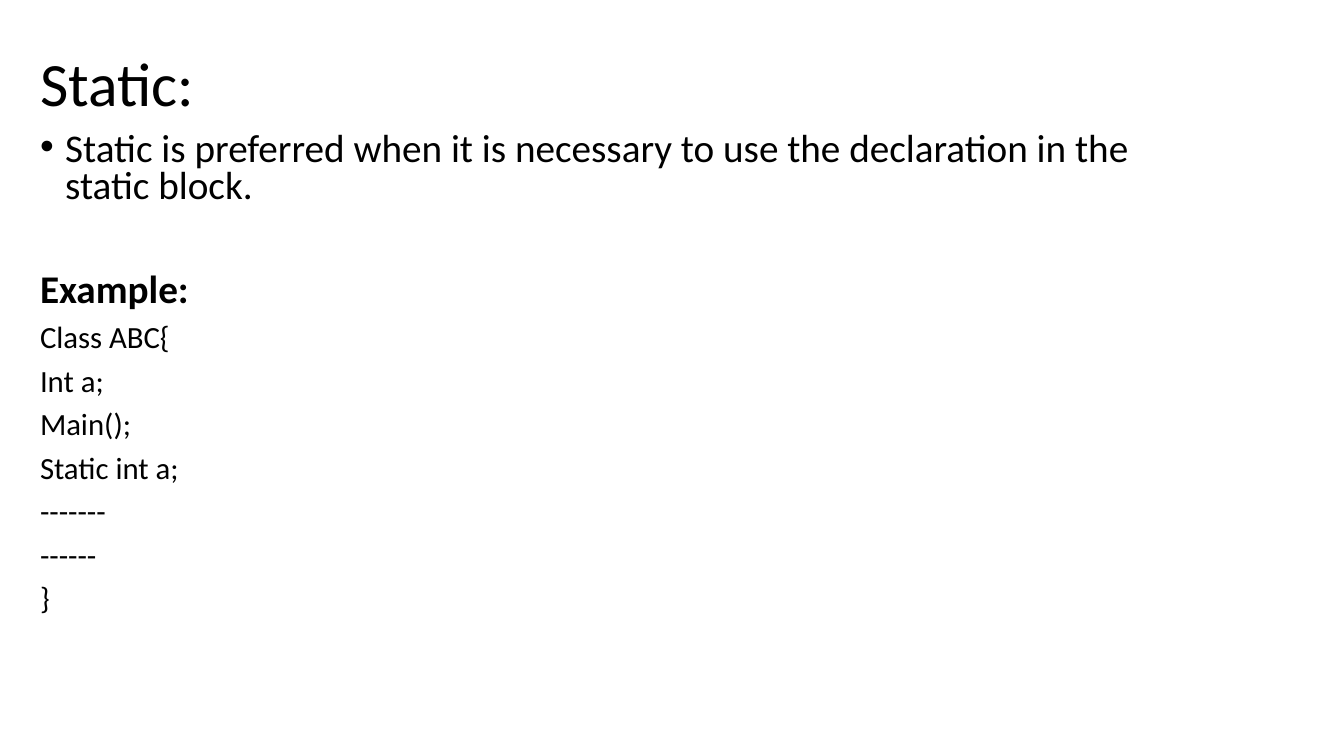
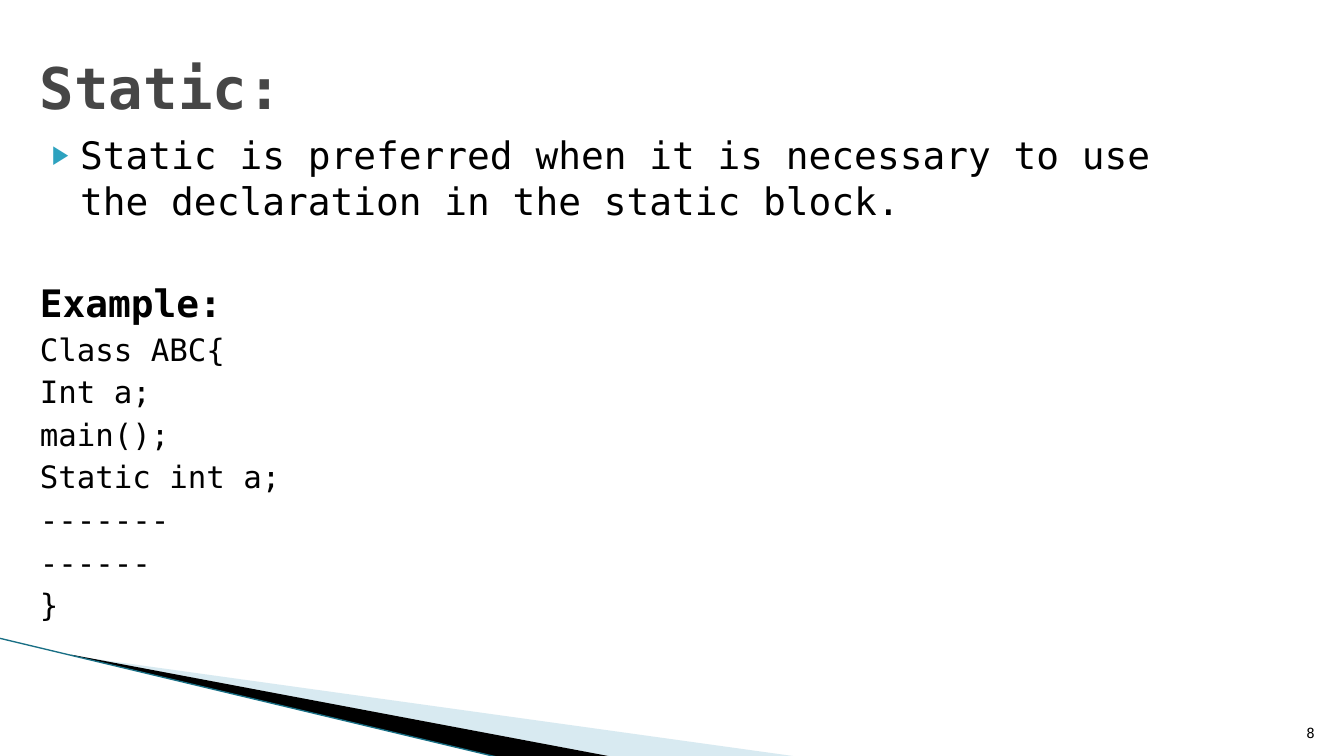
Before and after one commit to sirikoushik/PPT, a slide deck: slide 8 of Access Modifiers.pptx. Drawn at 1344x756 pixels with LibreOffice and Linux fonts; fonts in the diff are those of the drawing; background and template pictures are left out. Boxes give left, top, right and bottom in pixels: in the first picture for what was removed or moved away, otherwise in the second. Text is boxed around its words. In the diff, an @@ line names an element or a change of style, - is before the commit and + after.

```diff
--- a/Access Modifiers.pptx
+++ b/Access Modifiers.pptx
@@ title "Static:" at <box>40,62,282,110</box>: size 44 to 41 pt, font Calibri to DejaVu Sans Mono, text colour #000000 to #464646, bold on; line spacing 0.9 to 1 @@
@@ text at <box>40,140,1150,493</box>: size 28 to 27 pt in "Static is preferred when it is necessary ...", "Example:"; font Calibri to DejaVu Sans Mono; bullet • to ▶; line spacing 0.8 to 1; less space between paragraphs @@
@@ text at <box>40,422,170,451</box>: text changed; font Calibri to DejaVu Sans Mono @@
-Main();
+main();
@@ line added from (0, 638) to (499, 756), #97C5D8 0.95 pt @@
@@ freeform shape added at <box>72,654,614,756</box>, fill #000000 @@
@@ freeform shape added at <box>74,655,800,756</box>, fill #A0CBDC at 40% opacity @@
@@ page number added at <box>1306,727,1314,738</box>, 10 pt, text #000000 @@
+8
```
Also in this commit, not shown: 8 other slides changed, 2 slides added, 2 slides removed.
